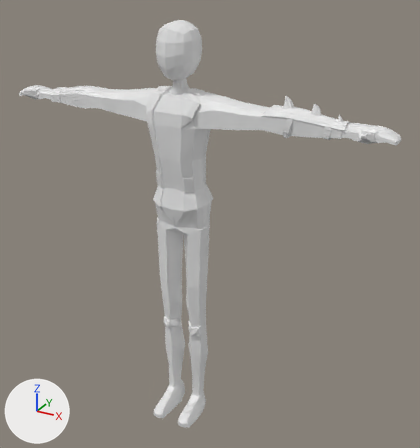
An edit to the Blender file Models/MC_Model_Clothes.blend, drawn before and after from the same camera.
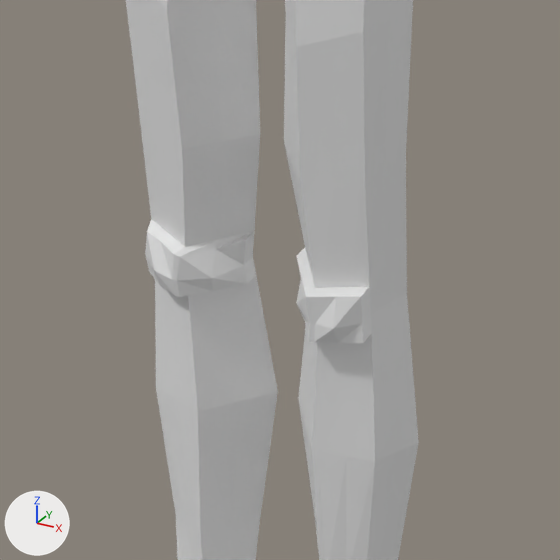
The first picture shows the older version from a 50 mm lens placed at (4.52, -7.36, 3.9), pointed at (0.35, 0.21, 0.11). The close-ups show both versions on the part from 33% to 55% of the width and 63% to 83% of the height of that picture; other places that the commit changed are outside them. Lighting does not change. The marker at lower left points along +X, +Y and +Z.
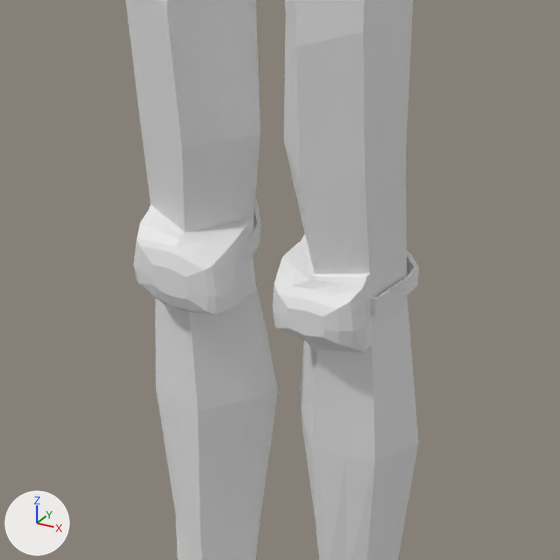
Location of each change, (x1, y1, x2, y2) in pixels of the close-ups (560 x 560 px):
part 1 of me_cube_002, built on
    before: (139, 115, 378, 387)
    after: (133, 115, 419, 387)

Edits to the bpy script that builds the scene:
```text
Change me_cube_002:
    used by ob_cube; location = (0.0, 0.0, 0.0)
    remove me_cube_002.from_pydata(...)  # 2874 vertices, 2860 faces; spans x -3.2..3.2, y -0.65..0.33, z -3.48..3.24
    add me_cube_002.from_pydata(...)  # 3211 vertices, 3190 faces; spans x -3.2..3.2, y -0.65..0.45, z -3.48..3.24
    me_cube_002 part 1: 38 vertices moved from x -0.36..0.36, y -0.24..-0.02, z -1.83..-1.66 to x -0.36..0.36, y -0.2..0.01, z -1.88..-1.61; 22 vertices removed from x -0.36..0.36, y -0.23..-0.03, z -1.83..-1.65; 244 vertices added at x -0.43..0.42, y -0.27..0.15, z -1.87..-1.61
```
